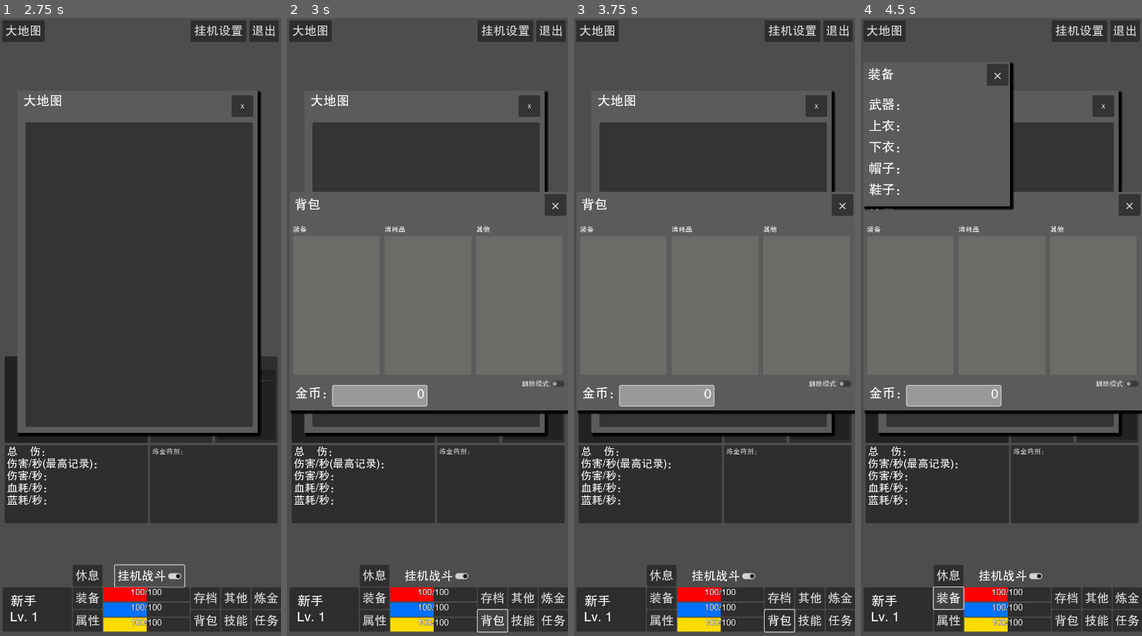
Above: before the commit, frames 1-4 (left to right).
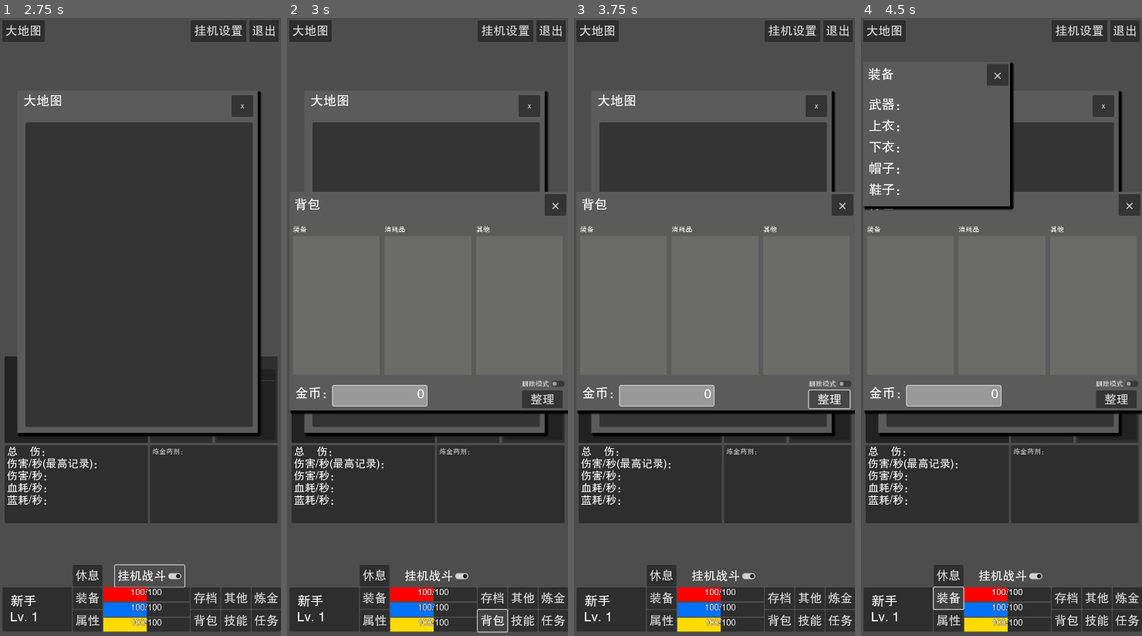
Above: after the commit, the same moments.

Repository: limingboGitHub/TextAdventure
Game: Godot game, scene res://src/scenes/game/world.tscn
Two runs of this game, one before a commit and one after it. Both use one fixed random seed, a clock stepped at 60 frames per second and the inputs below. This scene is started directly instead of the project's main scene.
Inputs (mouse positions are in pixels of both pictures, inside the frame that each line leads up to):
- Up to frame 1 (2.75 s): click "大地图" at 0.5 s; click "休息" at 1.25 s; click "挂机战斗" at 2 s
- Up to frame 2 (3 s): click "背包" at 2.75 s
- Up to frame 3 (3.75 s): click (829, 401) at 3.5 s, where only the run after the commit has a clickable "整理"
- Up to frame 4 (4.5 s): click "装备" at 4.25 s

Frame 1 is identical in both runs. In frame 2, 0.4% of the frame differs, in the area x 83-99%, y 60-64%; in frame 3, 0.2%; in frame 4, 0.4%.
Error in both runs: Attempt to call function 'get_as_text' in base 'null instance' on a null instance. (res://src/core/res_manager.gd:200)

Commit message:
feat: 修改物品排序方式为按名称排序，并在背包对话框中添加排序按钮

Diff:
--- a/src/core/bag/data_bag.gd
+++ b/src/core/bag/data_bag.gd
@@ -200,10 +200,10 @@
 	pass
 
 
-## 整理物品，按照id排序
+## 整理物品，按照name排序
 func sort_item():
 	for items in items_dic.values():
-		items.sort()
+		items.sort_custom(func(a, b): return a.id < b.id)
 
 
 ## 删除选择的物品
--- a/src/scenes/dialog/bag_dialog.gd
+++ b/src/scenes/dialog/bag_dialog.gd
@@ -171,3 +171,10 @@
 
 func _on_money_changed(money: int) -> void:
 	$Money/Value.text = str(money)
+
+
+func _on_sort_bt_pressed() -> void:
+	if data_bag:
+		data_bag.sort_item()
+	# 刷新显示
+	_update_bag()
--- a/src/scenes/dialog/bag_dialog.tscn
+++ b/src/scenes/dialog/bag_dialog.tscn
@@ -1,11 +1,10 @@
-[gd_scene load_steps=14 format=3 uid="uid://dyxpmgfjunylo"]
+[gd_scene load_steps=13 format=3 uid="uid://dyxpmgfjunylo"]
 
 [ext_resource type="StyleBox" uid="uid://bxkkepypipykx" path="res://src/scenes/dialog/dialog_back.tres" id="1_486bh"]
 [ext_resource type="Script" uid="uid://d3w88egdee6b4" path="res://src/scenes/dialog/bag_dialog.gd" id="1_a5pre"]
 [ext_resource type="Theme" uid="uid://okeq2d56howe" path="res://theme/common.tres" id="2_8h33t"]
 [ext_resource type="PackedScene" uid="uid://mbnmc3xs1636" path="res://src/scenes/dialog/bag_item.tscn" id="4_h1hbm"]
 [ext_resource type="Script" uid="uid://dee063as2b3jr" path="res://src/scenes/widget/drag_control.gd" id="4_lffgt"]
-[ext_resource type="StyleBox" uid="uid://bq33b5goabg0s" path="res://src/scenes/dialog/bag_tag_back.tres" id="5_3c2jo"]
 [ext_resource type="Script" uid="uid://k6f0ld4sd00s" path="res://src/scenes/widget/my_scroll_container.gd" id="5_qr37t"]
 [ext_resource type="PackedScene" uid="uid://ck22puk0vt35n" path="res://src/scenes/widget/close_button.tscn" id="8_h40eb"]
 
@@ -236,124 +235,6 @@
 [node name="BagItem31" parent="Consume/ScrollContainer/GridContainer" instance=ExtResource("4_h1hbm")]
 layout_mode = 2
 
-[node name="Setting" type="Control" parent="."]
-visible = false
-anchors_preset = 0
-offset_left = 263.0
-offset_top = 77.0
-offset_right = 263.0
-offset_bottom = 77.0
-
-[node name="Label" type="Label" parent="Setting"]
-layout_mode = 0
-offset_right = 40.0
-offset_bottom = 23.0
-text = "设置"
-
-[node name="ScrollContainer" type="ScrollContainer" parent="Setting"]
-layout_mode = 0
-offset_top = 25.0
-offset_right = 120.0
-offset_bottom = 345.0
-theme_override_styles/panel = ExtResource("5_3c2jo")
-
-[node name="GridContainer" type="GridContainer" parent="Setting/ScrollContainer"]
-custom_minimum_size = Vector2(120, 0)
-layout_mode = 2
-
-[node name="BagItem" parent="Setting/ScrollContainer/GridContainer" instance=ExtResource("4_h1hbm")]
-layout_mode = 2
-
-[node name="BagItem2" parent="Setting/ScrollContainer/GridContainer" instance=ExtResource("4_h1hbm")]
-layout_mode = 2
-
-[node name="BagItem3" parent="Setting/ScrollContainer/GridContainer" instance=ExtResource("4_h1hbm")]
-layout_mode = 2
-
-[node name="BagItem4" parent="Setting/ScrollContainer/GridContainer" instance=ExtResource("4_h1hbm")]
-layout_mode = 2
-
-[node name="BagItem5" parent="Setting/ScrollContainer/GridContainer" instance=ExtResource("4_h1hbm")]
-layout_mode = 2
-
-[node name="BagItem6" parent="Setting/ScrollContainer/GridContainer" instance=ExtResource("4_h1hbm")]
-layout_mode = 2
-
-[node name="BagItem7" parent="Setting/ScrollContainer/GridContainer" instance=ExtResource("4_h1hbm")]
-layout_mode = 2
-
-[node name="BagItem8" parent="Setting/ScrollContainer/GridContainer" instance=ExtResource("4_h1hbm")]
-layout_mode = 2
-
-[node name="BagItem9" parent="Setting/ScrollContainer/GridContainer" instance=ExtResource("4_h1hbm")]
-layout_mode = 2
-
-[node name="BagItem10" parent="Setting/ScrollContainer/GridContainer" instance=ExtResource("4_h1hbm")]
-layout_mode = 2
-
-[node name="BagItem11" parent="Setting/ScrollContainer/GridContainer" instance=ExtResource("4_h1hbm")]
-layout_mode = 2
-
-[node name="BagItem12" parent="Setting/ScrollContainer/GridContainer" instance=ExtResource("4_h1hbm")]
-layout_mode = 2
-
-[node name="BagItem13" parent="Setting/ScrollContainer/GridContainer" instance=ExtResource("4_h1hbm")]
-layout_mode = 2
-
-[node name="BagItem14" parent="Setting/ScrollContainer/GridContainer" instance=ExtResource("4_h1hbm")]
-layout_mode = 2
-
-[node name="BagItem15" parent="Setting/ScrollContainer/GridContainer" instance=ExtResource("4_h1hbm")]
-layout_mode = 2
-
-[node name="BagItem16" parent="Setting/ScrollContainer/GridContainer" instance=ExtResource("4_h1hbm")]
-layout_mode = 2
-
-[node name="BagItem17" parent="Setting/ScrollContainer/GridContainer" instance=ExtResource("4_h1hbm")]
-layout_mode = 2
-
-[node name="BagItem18" parent="Setting/ScrollContainer/GridContainer" instance=ExtResource("4_h1hbm")]
-layout_mode = 2
-
-[node name="BagItem19" parent="Setting/ScrollContainer/GridContainer" instance=ExtResource("4_h1hbm")]
-layout_mode = 2
-
-[node name="BagItem20" parent="Setting/ScrollContainer/GridContainer" instance=ExtResource("4_h1hbm")]
-layout_mode = 2
-
-[node name="BagItem21" parent="Setting/ScrollContainer/GridContainer" instance=ExtResource("4_h1hbm")]
-layout_mode = 2
-
-[node name="BagItem22" parent="Setting/ScrollContainer/GridContainer" instance=ExtResource("4_h1hbm")]
-layout_mode = 2
-
-[node name="BagItem23" parent="Setting/ScrollContainer/GridContainer" instance=ExtResource("4_h1hbm")]
-layout_mode = 2
-
-[node name="BagItem24" parent="Setting/ScrollContainer/GridContainer" instance=ExtResource("4_h1hbm")]
-layout_mode = 2
-
-[node name="BagItem25" parent="Setting/ScrollContainer/GridContainer" instance=ExtResource("4_h1hbm")]
-layout_mode = 2
-
-[node name="BagItem26" parent="Setting/ScrollContainer/GridContainer" instance=ExtResource("4_h1hbm")]
-layout_mode = 2
-
-[node name="BagItem27" parent="Setting/ScrollContainer/GridContainer" instance=ExtResource("4_h1hbm")]
-layout_mode = 2
-
-[node name="BagItem28" parent="Setting/ScrollContainer/GridContainer" instance=ExtResource("4_h1hbm")]
-layout_mode = 2
-
-[node name="BagItem29" parent="Setting/ScrollContainer/GridContainer" instance=ExtResource("4_h1hbm")]
-layout_mode = 2
-
-[node name="BagItem30" parent="Setting/ScrollContainer/GridContainer" instance=ExtResource("4_h1hbm")]
-layout_mode = 2
-
-[node name="BagItem31" parent="Setting/ScrollContainer/GridContainer" instance=ExtResource("4_h1hbm")]
-layout_mode = 2
-
 [node name="Etc" type="Control" parent="."]
 anchors_preset = 0
 offset_left = 430.0
@@ -474,124 +355,6 @@
 [node name="BagItem31" parent="Etc/ScrollContainer/GridContainer" instance=ExtResource("4_h1hbm")]
 layout_mode = 2
 
-[node name="Special" type="Control" parent="."]
-visible = false
-anchors_preset = 0
-offset_left = 516.0
-offset_top = 77.0
-offset_right = 516.0
-offset_bottom = 77.0
-
-[node name="Label" type="Label" parent="Special"]
-layout_mode = 0
-offset_right = 40.0
-offset_bottom = 23.0
-text = "特殊"
-
-[node name="ScrollContainer" type="ScrollContainer" parent="Special"]
-layout_mode = 0
-offset_top = 25.0
-offset_right = 120.0
-offset_bottom = 345.0
-theme_override_styles/panel = ExtResource("5_3c2jo")
-
-[node name="GridContainer" type="GridContainer" parent="Special/ScrollContainer"]
-custom_minimum_size = Vector2(120, 0)
-layout_mode = 2
-
-[node name="BagItem" parent="Special/ScrollContainer/GridContainer" instance=ExtResource("4_h1hbm")]
-layout_mode = 2
-
-[node name="BagItem2" parent="Special/ScrollContainer/GridContainer" instance=ExtResource("4_h1hbm")]
-layout_mode = 2
-
-[node name="BagItem3" parent="Special/ScrollContainer/GridContainer" instance=ExtResource("4_h1hbm")]
-layout_mode = 2
-
-[node name="BagItem4" parent="Special/ScrollContainer/GridContainer" instance=ExtResource("4_h1hbm")]
-layout_mode = 2
-
-[node name="BagItem5" parent="Special/ScrollContainer/GridContainer" instance=ExtResource("4_h1hbm")]
-layout_mode = 2
-
-[node name="BagItem6" parent="Special/ScrollContainer/GridContainer" instance=ExtResource("4_h1hbm")]
-layout_mode = 2
-
-[node name="BagItem7" parent="Special/ScrollContainer/GridContainer" instance=ExtResource("4_h1hbm")]
-layout_mode = 2
-
-[node name="BagItem8" parent="Special/ScrollContainer/GridContainer" instance=ExtResource("4_h1hbm")]
-layout_mode = 2
-
-[node name="BagItem9" parent="Special/ScrollContainer/GridContainer" instance=ExtResource("4_h1hbm")]
-layout_mode = 2
-
-[node name="BagItem10" parent="Special/ScrollContainer/GridContainer" instance=ExtResource("4_h1hbm")]
-layout_mode = 2
-
-[node name="BagItem11" parent="Special/ScrollContainer/GridContainer" instance=ExtResource("4_h1hbm")]
-layout_mode = 2
-
-[node name="BagItem12" parent="Special/ScrollContainer/GridContainer" instance=ExtResource("4_h1hbm")]
-layout_mode = 2
-
-[node name="BagItem13" parent="Special/ScrollContainer/GridContainer" instance=ExtResource("4_h1hbm")]
-layout_mode = 2
-
-[node name="BagItem14" parent="Special/ScrollContainer/GridContainer" instance=ExtResource("4_h1hbm")]
-layout_mode = 2
-
-[node name="BagItem15" parent="Special/ScrollContainer/GridContainer" instance=ExtResource("4_h1hbm")]
-layout_mode = 2
-
-[node name="BagItem16" parent="Special/ScrollContainer/GridContainer" instance=ExtResource("4_h1hbm")]
-layout_mode = 2
-
-[node name="BagItem17" parent="Special/ScrollContainer/GridContainer" instance=ExtResource("4_h1hbm")]
-layout_mode = 2
-
-[node name="BagItem18" parent="Special/ScrollContainer/GridContainer" instance=ExtResource("4_h1hbm")]
-layout_mode = 2
-
-[node name="BagItem19" parent="Special/ScrollContainer/GridContainer" instance=ExtResource("4_h1hbm")]
-layout_mode = 2
-
-[node name="BagItem20" parent="Special/ScrollContainer/GridContainer" instance=ExtResource("4_h1hbm")]
-layout_mode = 2
-
-[node name="BagItem21" parent="Special/ScrollContainer/GridContainer" instance=ExtResource("4_h1hbm")]
-layout_mode = 2
-
-[node name="BagItem22" parent="Special/ScrollContainer/GridContainer" instance=ExtResource("4_h1hbm")]
-layout_mode = 2
-
-[node name="BagItem23" parent="Special/ScrollContainer/GridContainer" instance=ExtResource("4_h1hbm")]
-layout_mode = 2
-
-[node name="BagItem24" parent="Special/ScrollContainer/GridContainer" instance=ExtResource("4_h1hbm")]
-layout_mode = 2
-
-[node name="BagItem25" parent="Special/ScrollContainer/GridContainer" instance=ExtResource("4_h1hbm")]
-layout_mode = 2
-
-[node name="BagItem26" parent="Special/ScrollContainer/GridContainer" instance=ExtResource("4_h1hbm")]
-layout_mode = 2
-
-[node name="BagItem27" parent="Special/ScrollContainer/GridContainer" instance=ExtResource("4_h1hbm")]
-layout_mode = 2
-
-[node name="BagItem28" parent="Special/ScrollContainer/GridContainer" instance=ExtResource("4_h1hbm")]
-layout_mode = 2
-
-[node name="BagItem29" parent="Special/ScrollContainer/GridContainer" instance=ExtResource("4_h1hbm")]
-layout_mode = 2
-
-[node name="BagItem30" parent="Special/ScrollContainer/GridContainer" instance=ExtResource("4_h1hbm")]
-layout_mode = 2
-
-[node name="BagItem31" parent="Special/ScrollContainer/GridContainer" instance=ExtResource("4_h1hbm")]
-layout_mode = 2
-
 [node name="Test" type="Control" parent="."]
 visible = false
 anchors_preset = 0
@@ -672,8 +435,18 @@
 offset_right = 638.0
 offset_bottom = 55.0
 
+[node name="SortBt" type="Button" parent="."]
+layout_mode = 0
+offset_left = 536.0
+offset_top = 458.0
+offset_right = 630.0
+offset_bottom = 499.0
+theme = ExtResource("2_8h33t")
+text = "整理"
+
 [connection signal="pressed" from="Test/AddEquipBt" to="." method="_on_button_pressed"]
 [connection signal="pressed" from="Test/AddConsumeBt" to="." method="_on_add_consume_bt_pressed"]
 [connection signal="toggled" from="DeleteControl/DeleteCheckBox" to="." method="_on_delete_check_box_toggled"]
 [connection signal="pressed" from="DeleteControl/DeleteButton" to="." method="_on_delete_button_pressed"]
 [connection signal="pressed" from="CloseButton" to="." method="_on_close_button_pressed"]
+[connection signal="pressed" from="SortBt" to="." method="_on_sort_bt_pressed"]
